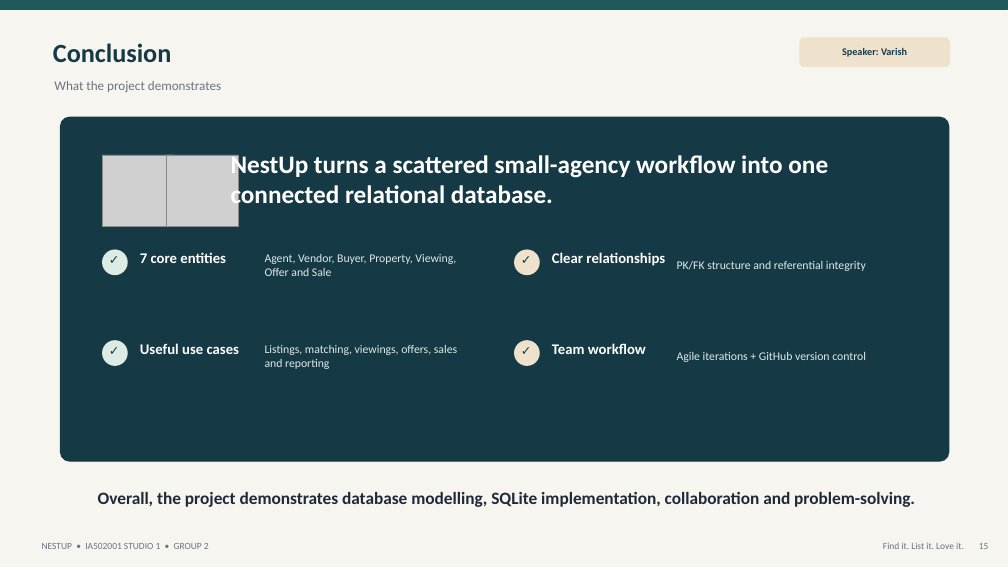
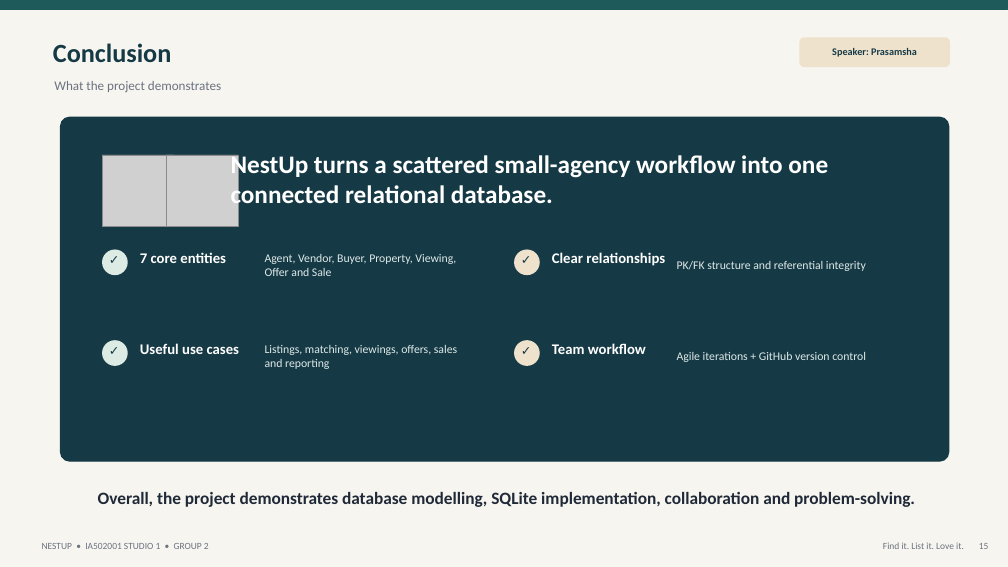
Before and after one commit to pdahalop/Studio-01, a slide deck: slide 15 of NestUp_Group2_Presentation.pptx. Drawn at 1008x567 pixels with LibreOffice and Linux fonts; fonts in the diff are those of the drawing; grey boxes stand for pictures. Boxes give left, top, right and bottom in pixels: in the first picture for what was removed or moved away, otherwise in the second. Text is boxed around its words. In the diff, an @@ line names an element or a change of style, - is before the commit and + after.

```diff
--- a/NestUp_Group2_Presentation.pptx
+++ b/NestUp_Group2_Presentation.pptx
@@ text at [832,48,917,57]: text changed @@
-Speaker: Varish
+Speaker: Prasamsha
```
Also in this commit, not shown: 5 other slides changed.
